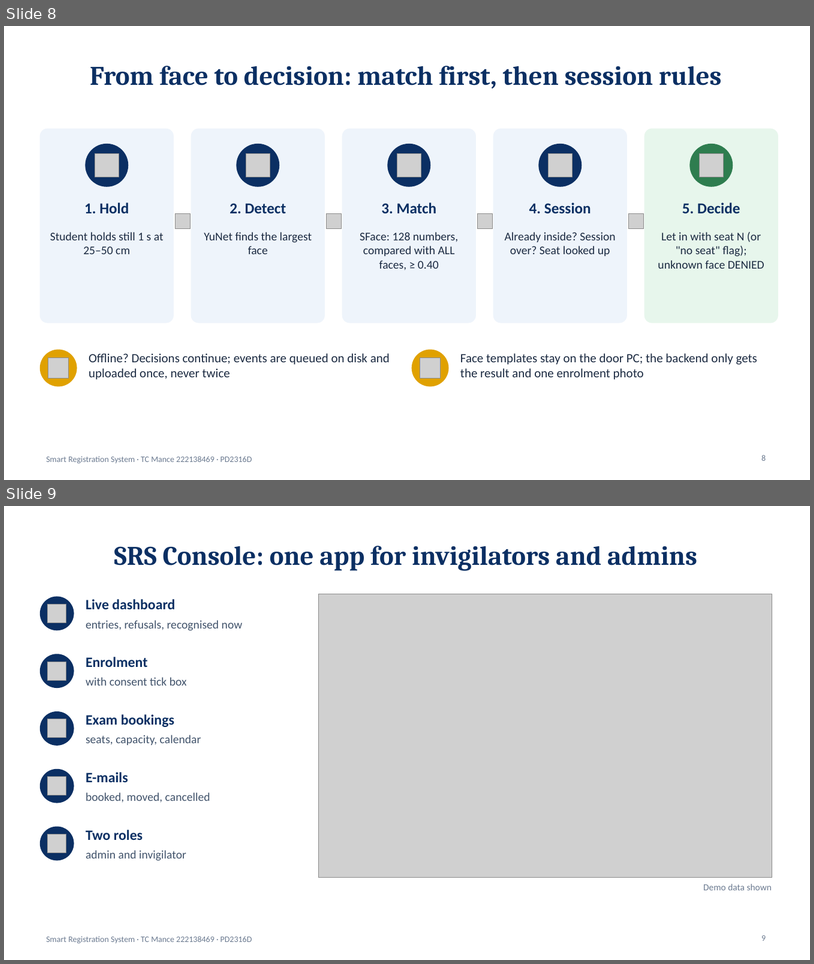
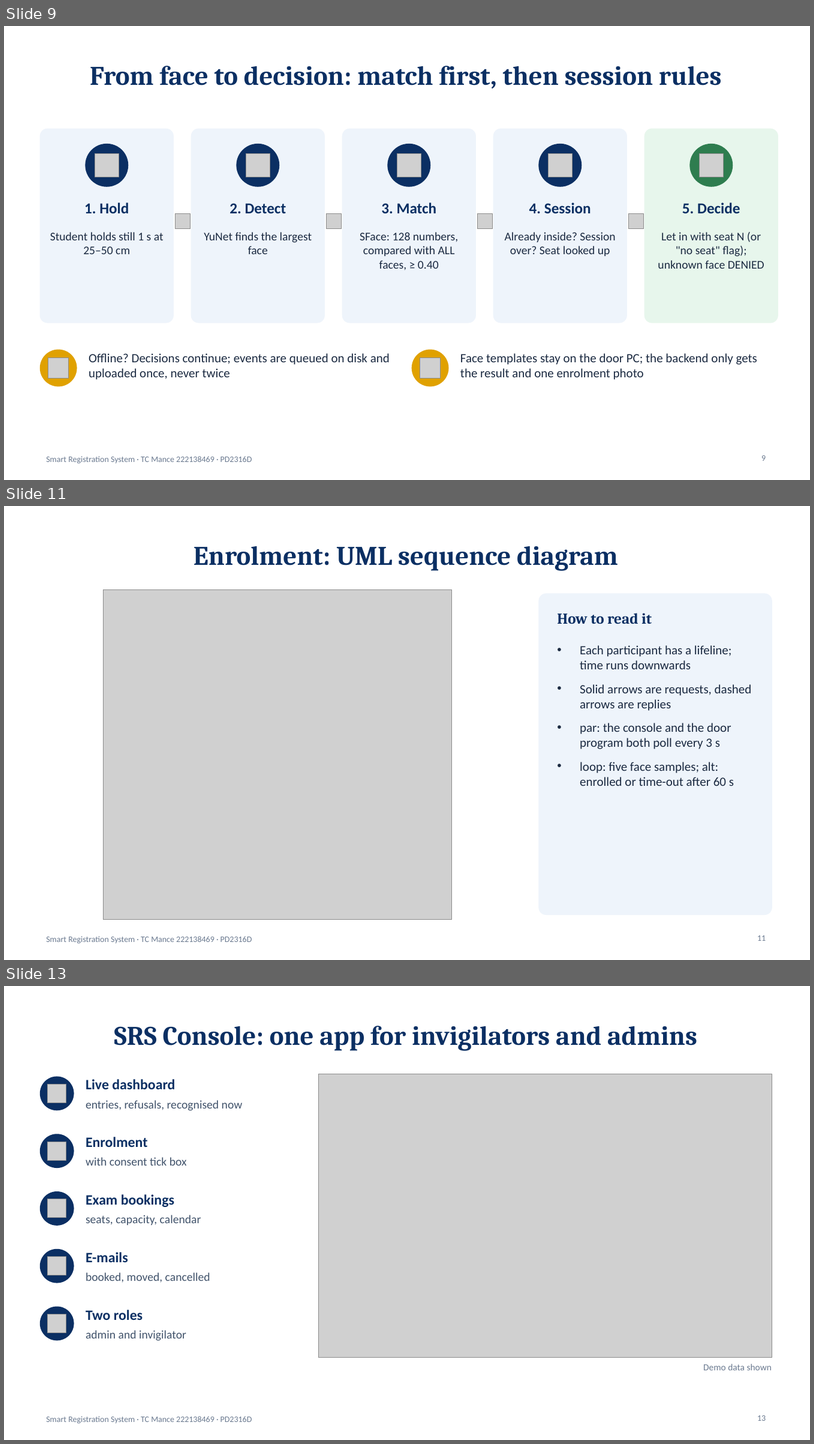
Before and after one commit to TebogoClifford/Smart_Registration_System, a slide deck: docs_out/SRS_Presentation_TC_Mance.pptx. Shown one above the other, each under a label of ours: slides 8 and 9 before the commit, slides 9, 11 and 13 after it; the slides between them are not shown. The pictures are 814x964 and 814x1444 pixels, drawn with LibreOffice and Linux fonts; fonts in the diff are those of the drawing; grey boxes stand for pictures. Boxes give left, top, right and bottom in pixels: in the first picture for what was removed or moved away, otherwise in the second. Text is boxed around its words. In the diff, an @@ line names an element or a change of style, - is before the commit and + after.

```diff
--- a/docs_out/SRS_Presentation_TC_Mance.pptx
+++ b/docs_out/SRS_Presentation_TC_Mance.pptx
@@ slide 11 added at [4,506,810,960], background #FFFFFF; not listed: 1 template element that a slide beside it also shows @@
@@ title added at [194,546,618,571], 32 pt, text #0B2F63, bold @@
+Enrolment: UML sequence diagram
@@ picture added at [103,589,452,919] @@
@@ rounded rectangle added at [539,594,772,915], fill #EEF4FB, outline #EEF4FB 1 pt @@
@@ text added at [557,613,652,624], 18 pt, text #0B2F63, bold @@
+How to read it
@@ text added at [580,645,752,786], 15 pt, text #1B2A41 @@
+• Each participant has a lifeline; time runs downwards
+• Solid arrows are requests, dashed arrows are replies
+• par: the console and the door program both poll every 3 s
+• loop: five face samples; alt: enrolled or time-out after 60 s
@@ page number added at [758,935,766,940], 10 pt, text #6B7A90 @@
+11
@@ what was slide 8 is now slide 9 @@
@@ page number at [762,455,766,460]: text changed @@
-8
+9
@@ what was slide 9 is now slide 13 @@
@@ page number at [758,1415,766,1420]: text changed @@
-9
+13
```
Also in this commit, not shown: 2 slides changed, 7 other slides added.
